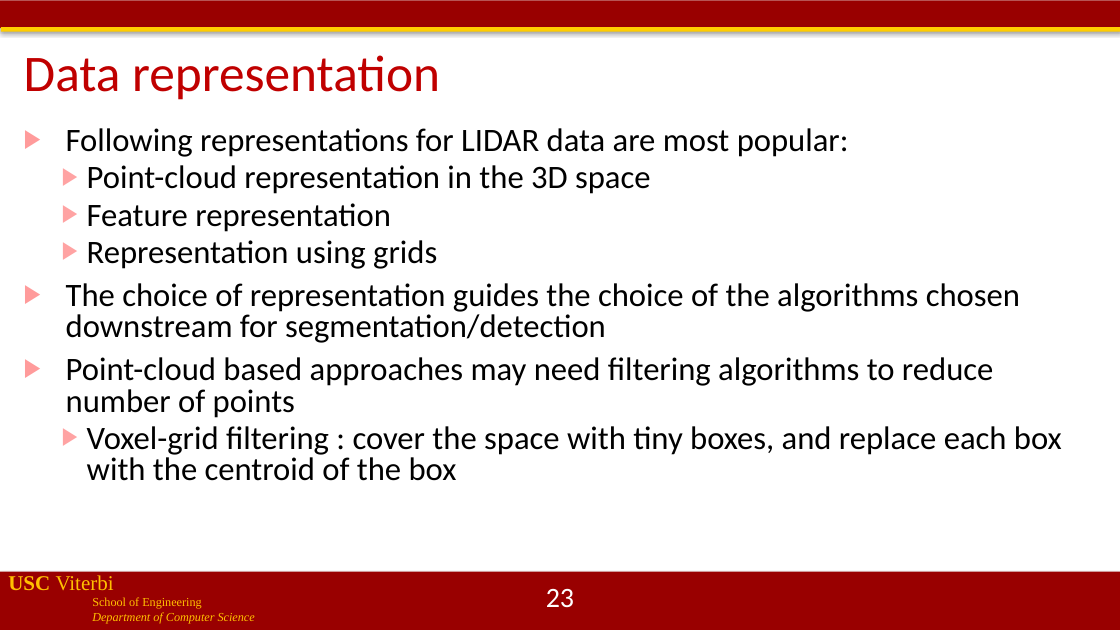
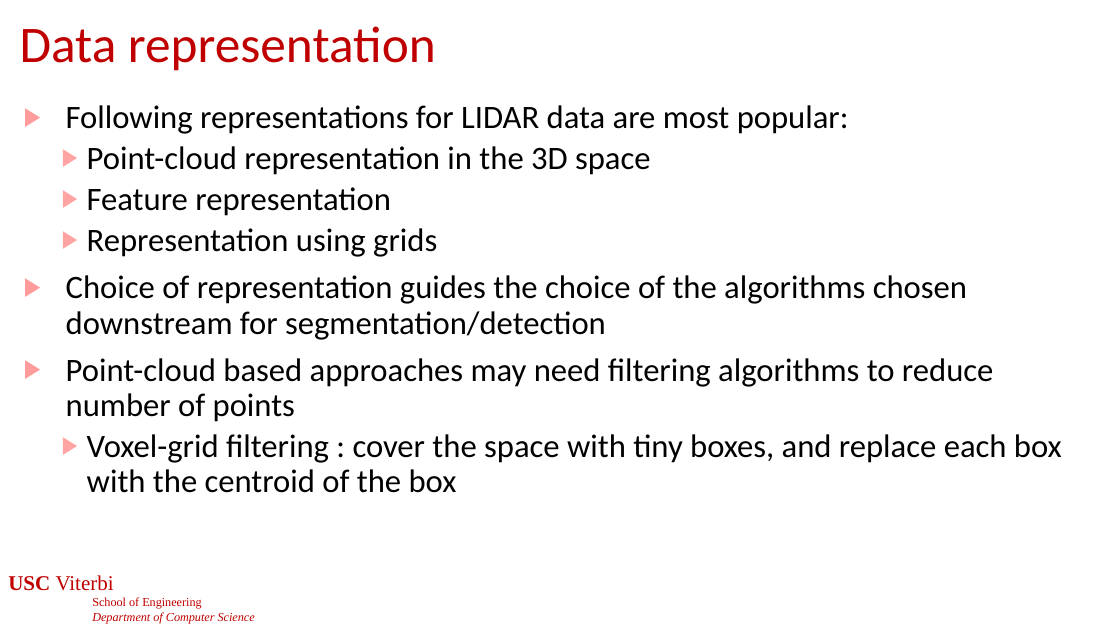
Before and after one commit to jdeshmukh/jdeshmukh.github.io, a slide deck: slide 22 of teaching/cs513slides/lecture11-SensingPerception.pptx (slide 23 before the commit). Drawn at 1120x630 pixels with LibreOffice and Linux fonts; fonts in the diff are those of the drawing; background and template pictures are left out. Boxes give left, top, right and bottom in pixels: in the first picture for what was removed or moved away, otherwise in the second. Text is boxed around its words. In the diff, an @@ line names an element or a change of style, - is before the commit and + after.

```diff
--- a/teaching/cs513slides/lecture11-SensingPerception.pptx
+++ b/teaching/cs513slides/lecture11-SensingPerception.pptx
@@ rectangle removed at bbox=[0, 0, 1120, 28] @@
@@ rectangle removed at bbox=[1, 27, 1120, 32] @@
@@ title "Data representation": place and size @@
-title "Data representation" at bbox=[24, 55, 440, 100]
+title "Data representation" at bbox=[20, 26, 436, 71]
@@ text "Following representations for LIDAR data ...": place and size @@
-text "Following representations for LIDAR data ..." at bbox=[66, 128, 1062, 481]
+text "Following representations for LIDAR data ..." at bbox=[66, 105, 1062, 493]
@@ text at bbox=[66, 105, 1062, 493]: line spacing 0.8 to 0.9 @@
@@ text at bbox=[66, 275, 967, 340]: text changed @@
-▶ The choice of representation guides the choice of the algorithms chosen downstream for segmentation/detection
+▶ Choice of representation guides the choice of the algorithms chosen downstream for segmentation/detection
@@ text "USC Viterbi" at bbox=[8, 575, 255, 624]: text colour #FFC000 to #C00000 @@
@@ rectangle removed at bbox=[0, 572, 1120, 630] @@
@@ page number at bbox=[546, 589, 574, 607]: text changed @@
-23
+22
```
Also in this commit, not shown: 61 other slides changed, 2 slides added, 2 slides removed, 2 other files.
